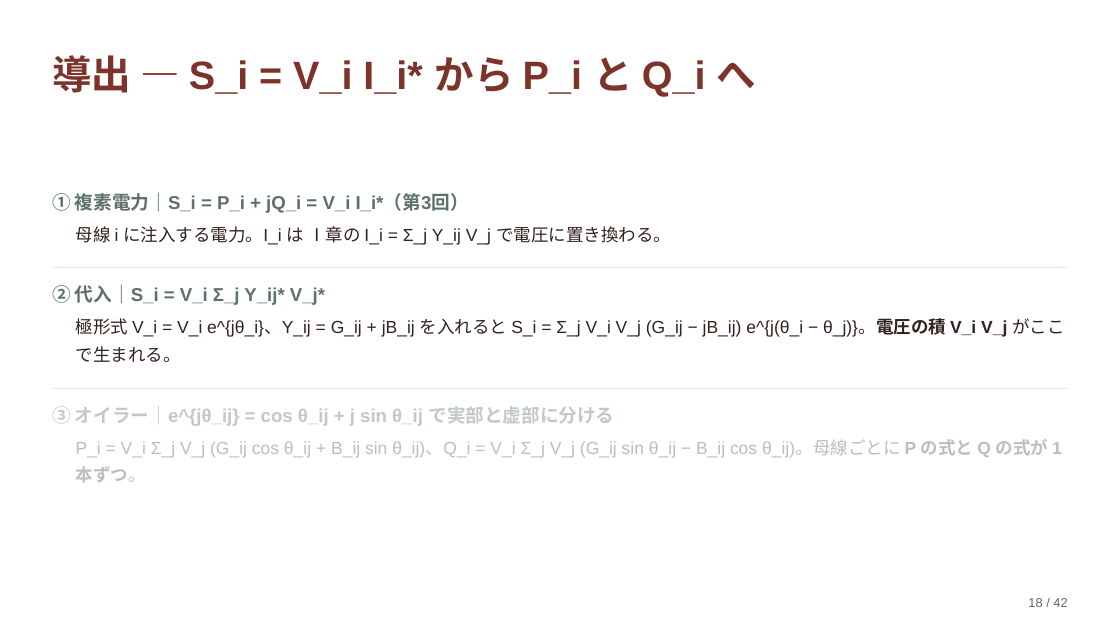
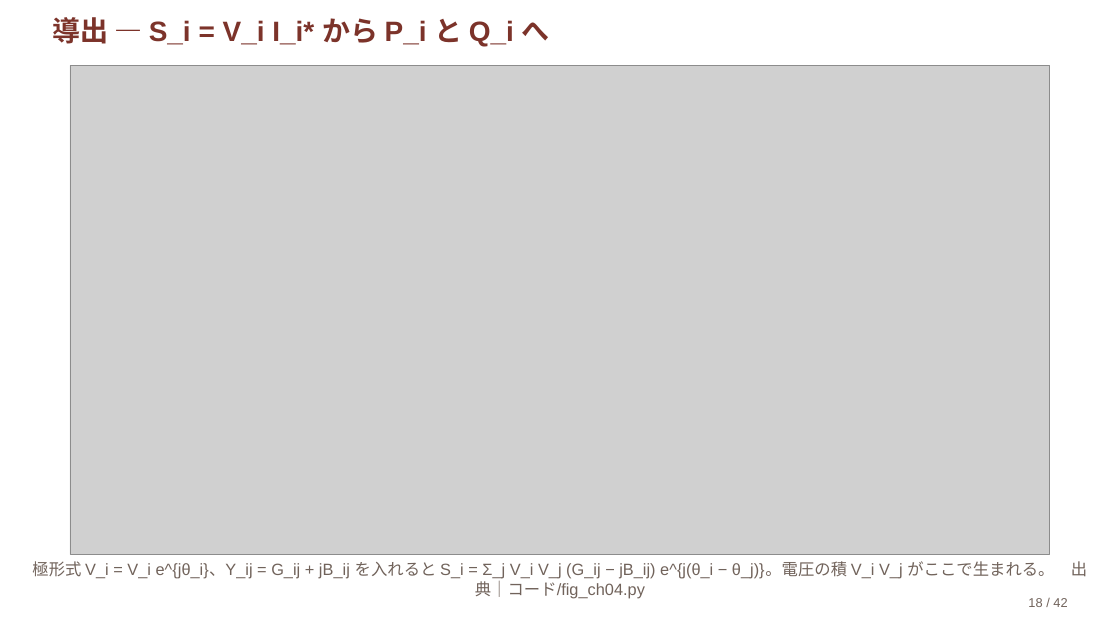
Before and after one commit to lutelute/ryukyu-power-system-2026, a slide deck: slide 18 of スライド/ch04.pptx. Drawn at 1120x630 pixels with LibreOffice and Linux fonts; fonts in the diff are those of the drawing; grey boxes stand for pictures. Boxes give left, top, right and bottom in pixels: in the first picture for what was removed or moved away, otherwise in the second. Text is boxed around its words. In the diff, an @@ line names an element or a change of style, - is before the commit and + after.

```diff
--- a/スライド/ch04.pptx
+++ b/スライド/ch04.pptx
@@ text "導出 — S_i = V_i ...": place and size @@
-text "導出 — S_i = V_i ..." at box(52, 55, 757, 97)
+text "導出 — S_i = V_i ..." at box(52, 17, 550, 46)
@@ text "導出 — S_i = V_i ..." at box(52, 17, 550, 46): size 33.9 to 24 pt; line spacing 1.06 to 1; vertical alignment middle to top @@
@@ picture added at box(70, 66, 1050, 555) @@
@@ text removed at box(52, 192, 469, 213) @@
-① 複素電力｜S_i = P_i + jQ_i = V_i I_i*（第3回）
@@ text removed at box(76, 226, 671, 245) @@
-母線 i に注入する電力。I_i は Ⅰ章の I_i = Σ_j Y_ij V_j で電圧に置き換わる。
@@ rectangle removed at box(52, 267, 1068, 268) @@
@@ text removed at box(52, 284, 325, 305) @@
-② 代入｜S_i = V_i Σ_j Y_ij* V_j*
@@ rectangle removed at box(52, 388, 1068, 389) @@
@@ text removed at box(52, 406, 615, 427) @@
-③ オイラー｜e^{jθ_ij} = cos θ_ij + j sin θ_ij で実部と虚部に分ける
@@ text removed at box(76, 439, 1062, 482) @@
-P_i = V_i Σ_j V_j (G_ij cos θ_ij + B_ij sin θ_ij)、Q_i = V_i Σ_j V_j (G_ij sin θ_ij − B_ij cos θ_ij)。母線ごとに P の式と Q の式が 1 本ずつ。
@@ text at box(32, 561, 1054, 599): text changed; size 15 to 14 pt; text colour #33221E to #71635B @@
-極形式 V_i = V_i e^{jθ_i}、Y_ij = G_ij + jB_ij を入れると S_i = Σ_j V_i V_j (G_ij − jB_ij) e^{j(θ_i − θ_j)}。電圧の積 V_i V_j がここで生まれる。
+極形式 V_i = V_i e^{jθ_i}、Y_ij = G_ij + jB_ij を入れると S_i = Σ_j V_i V_j (G_ij − jB_ij) e^{j(θ_i − θ_j)}。電圧の積 V_i V_j がここで生まれる。 出典｜コード/fig_ch04.py
```
Also in this commit, not shown: 8 other slides changed, 50 other files.
